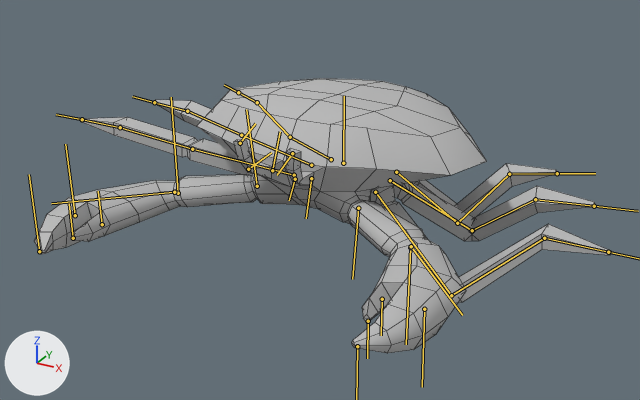
The Blender file Assets/FBX/Enemy Models/Crab.blend, before and after one commit.
One viewpoint serves both versions: a camera (50 mm lens) standing at (3.31, -6.46, 3.98) and looking at (-0.03, -0.37, 0.93). Lighting does not change. The marker at lower left points along +X, +Y and +Z. The bones that bend it are drawn over the model as lines. Mesh edges are drawn as thin lines.

In view in the first picture: 'crab2:RoadKillOut'.
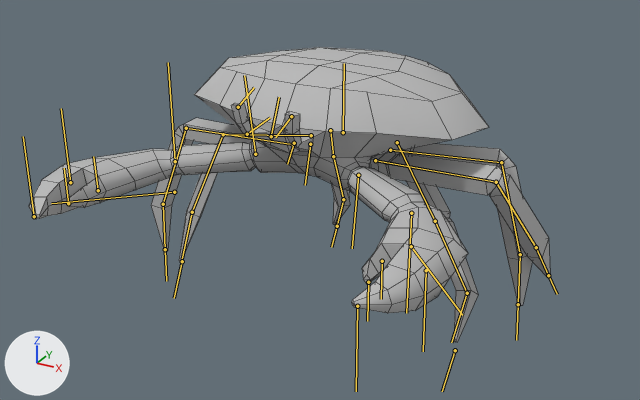
The newer file adds an action. The first version stands in its rest pose; the second is drawn at frame 20 of the action 'Crab_Body_Walk_Backward'.

Boxes [x1, y1, x2, y2] around the edits, measured in the pictures (640 x 400 px):
'crab2:RoadKillOut', posed (10% narrower, 7% taller): before [34, 78, 611, 353]; after [29, 47, 550, 342]
bone 'crab_body_center', root to tip: before (343, 163) to (344, 96); after (343, 132) to (344, 63)
bone 'crab_R_2_IK', root to tip: before (594, 206) to (638, 211); after (518, 304) to (516, 340)
bone 'crab_R_3_IK', root to tip: before (557, 173) to (595, 173); after (455, 350) to (442, 391)
bone 'crab_L_1_IK', root to tip: before (82, 119) to (56, 114); after (165, 249) to (166, 281)
bone 'crab_L_2_IK', root to tip: before (154, 102) to (132, 96); after (182, 261) to (174, 298)
bone 'crab_L_3_IK', root to tip: before (238, 92) to (224, 85); after (337, 226) to (331, 247)

The change in detail:
Bone 'crab_body_center' (bone_crab_body_center) moves from (0.0, 0.0, 0.0) to (0.02, 0.81, 0.0).
Bone 'crab_R_1_IK' (bone_crab_r_1_ik) moves from (0.0, 0.0, 0.0) to (1.89, -1.63, 1.87).
Bone 'crab_R_1_IK' (bone_crab_r_1_ik) turns from (0, 0, 0) to (37, -5, -84) degrees about its own x, y and z.
Bone 'crab_R_2_IK' (bone_crab_r_2_ik) moves from (0.0, 0.0, 0.0) to (2.7, -1.48, 0.01).
Bone 'crab_R_2_IK' (bone_crab_r_2_ik) turns from (0, 0, 0) to (10, 0, -87) degrees about its own x, y and z.
Bone 'crab_R_3_IK' (bone_crab_r_3_ik) moves from (0.0, 0.0, 0.0) to (4.41, -3.02, -1.62).
Bone 'crab_R_3_IK' (bone_crab_r_3_ik) turns from (0, 0, 0) to (-2, 7, -110) degrees about its own x, y and z.
Bone 'crab_L_1_IK' (bone_crab_l_1_ik) moves from (0.0, 0.0, 0.0) to (-3.27, -3.0, -0.38).
Bone 'crab_L_1_IK' (bone_crab_l_1_ik) turns from (0, 0, 0) to (-2, 0, 90) degrees about its own x, y and z.
Bone 'crab_L_2_IK' (bone_crab_l_2_ik) moves from (0.0, 0.0, 0.0) to (-3.32, -3.97, -2.58).
Bone 'crab_L_2_IK' (bone_crab_l_2_ik) turns from (0, 0, 0) to (-17, 0, 94) degrees about its own x, y and z.
Bone 'crab_L_3_IK' (bone_crab_l_3_ik) moves from (0.0, 0.0, 0.0) to (-2.55, -2.91, 3.52).
Bone 'crab_L_3_IK' (bone_crab_l_3_ik) turns from (0, 0, 0) to (34, -27, 45) degrees about its own x, y and z.
